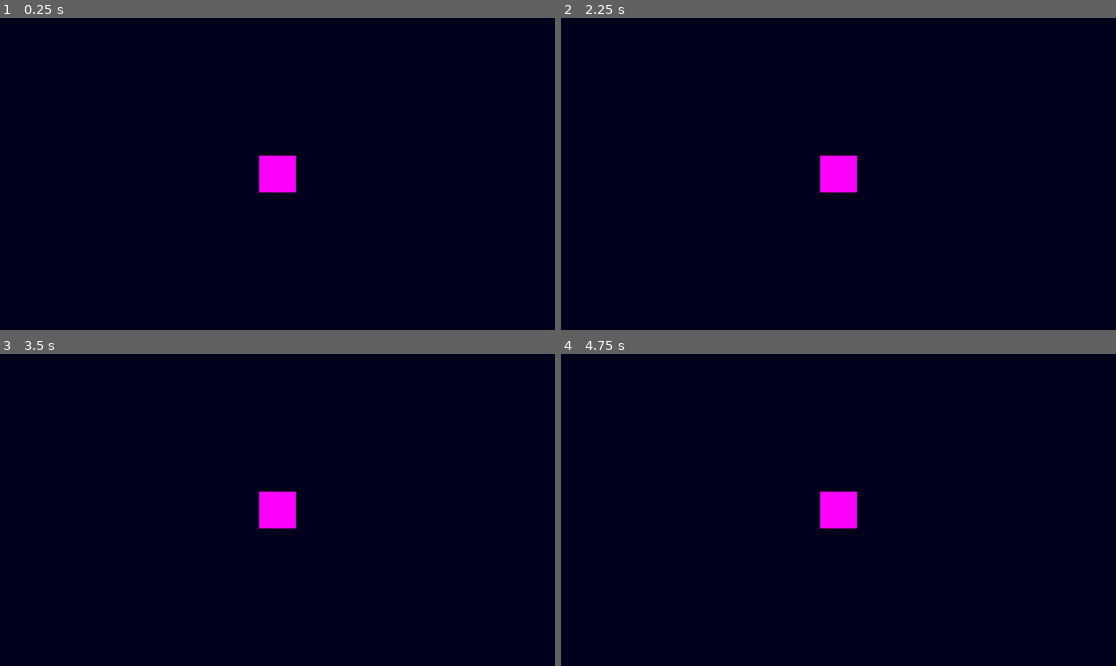
Above: before the commit, frames 1-4 (two rows, left to right).
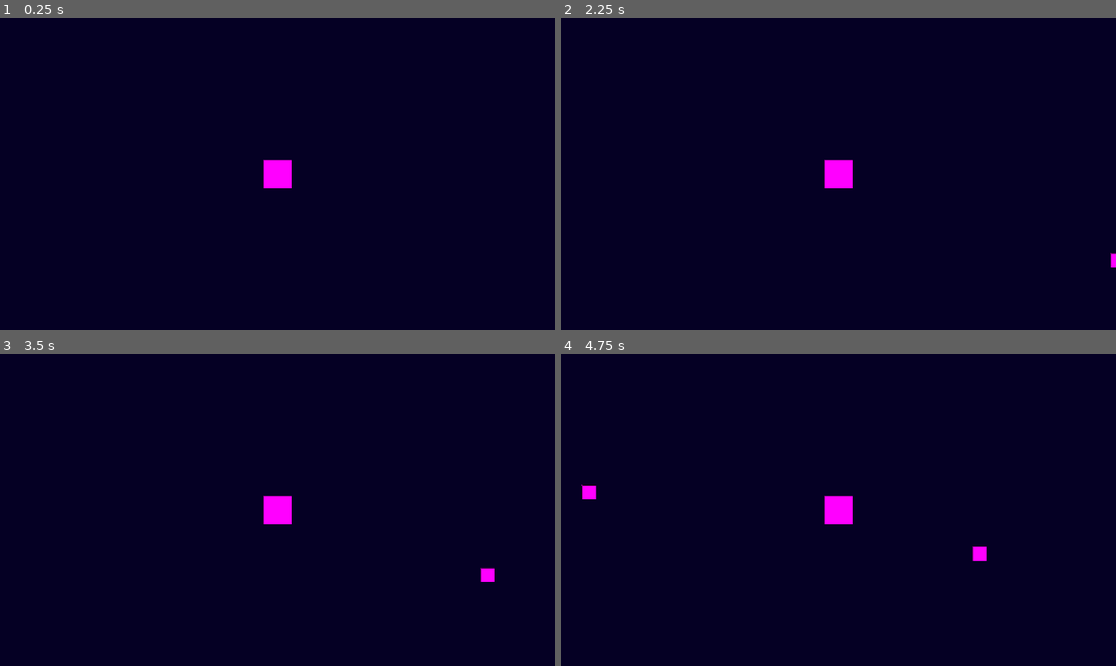
Above: after the commit, the same moments.

Repository: naeemR123/Learners-Game-Jam--2
Game: Godot game, scene res://Scenes/main.tscn
Same seed, same stepped clock (60 frames per second), same inputs: the game is played once before the commit and once after it.
Inputs:
- Up to frame 1 (0.25 s): no input
- Up to frame 2 (2.25 s): tap Enter at 0.5, 0.6, 1.35, 2, 2.1 s; tap Space at 1.25 s
- Up to frame 3 (3.5 s): tap Enter at 2.85 s
- Up to frame 4 (4.75 s): tap Enter at 3.6, 4.35 s

The runs differ from the first frame. In frame 1, 0.3% of the frame differs, in the area x 46-54%, y 44-56%; in frame 2, 0.4%; in frame 3, 0.5%; in frame 4, 0.6%, in the area x 3-77%, y 41-67%.

Commit message:
Add asteroid spawner, scenes & scripts
Add new gameplay content: asteroid, planet, and turret scenes with their GDScript files (asteroid.gd, asteroid_spawner.gd, planet.gd, turret.gd) and corresponding UID files. Update main.tscn to instance the Planet scene and add an AsteroidSpawner Marker2D with a SpawnCooldown Timer and connection; adjust scene background color. AsteroidSpawner now instances asteroids into get_tree().current_scene (fixing transform inheritance) and supports spawn interval, margin, and optional debug speed. Asteroid.gd handles movement toward the planet and collision handling. Add a lightweight GameManager script and register it as an autoload in project.godot.

Diff:
--- /dev/null
+++ b/Scenes/asteroid.tscn
@@ -0,0 +1,18 @@
+[gd_scene format=3 uid="uid://dy1a5mdt6iqir"]
+
+[ext_resource type="Script" uid="uid://cwfbsagvg5wos" path="res://Scripts/asteroid.gd" id="1_0tomg"]
+
+[sub_resource type="PlaceholderTexture2D" id="PlaceholderTexture2D_eayck"]
+size = Vector2(50, 50)
+
+[sub_resource type="CircleShape2D" id="CircleShape2D_0tomg"]
+radius = 32.0
+
+[node name="Asteroid" type="Area2D" unique_id=1960516722 groups=["Asteroids"]]
+script = ExtResource("1_0tomg")
+
+[node name="Sprite2D" type="Sprite2D" parent="." unique_id=189141741]
+texture = SubResource("PlaceholderTexture2D_eayck")
+
+[node name="CollisionShape2D" type="CollisionShape2D" parent="." unique_id=2022611453]
+shape = SubResource("CircleShape2D_0tomg")
--- /dev/null
+++ b/Scenes/game_manager.tscn
@@ -0,0 +1,6 @@
+[gd_scene format=3 uid="uid://bmy2rfokkb51j"]
+
+[ext_resource type="Script" uid="uid://biekavyxjqdu8" path="res://Scripts/game_manager.gd" id="1_oj352"]
+
+[node name="GameManager" type="Node" unique_id=262786604]
+script = ExtResource("1_oj352")
--- a/Scenes/main.tscn
+++ b/Scenes/main.tscn
@@ -1,20 +1,26 @@
 [gd_scene format=3 uid="uid://b2gekchbr7tpo"]
 
-[sub_resource type="PlaceholderTexture2D" id="PlaceholderTexture2D_7u77a"]
-size = Vector2(128, 128)
+[ext_resource type="PackedScene" uid="uid://clr4m10penbht" path="res://Scenes/planet.tscn" id="1_jjgbg"]
+[ext_resource type="Script" uid="uid://m860hk5ygins" path="res://Scripts/asteroid_spawner.gd" id="2_bo1nx"]
+[ext_resource type="PackedScene" uid="uid://dy1a5mdt6iqir" path="res://Scenes/asteroid.tscn" id="3_8gbba"]
 
 [node name="Main" type="Node2D" unique_id=1160054467]
 
-[node name="GameManager" type="Node" parent="." unique_id=812158394]
-
-[node name="ColorRect" type="ColorRect" parent="." unique_id=1796223530]
+[node name="ColorRect" type="ColorRect" parent="." unique_id=1573043977]
 offset_right = 1920.0
 offset_bottom = 1080.0
-color = Color(0, 0, 0.10980392, 1)
+color = Color(0.019607844, 0, 0.14117648, 1)
 
-[node name="planet" type="Sprite2D" parent="." unique_id=750936787]
+[node name="Planet" parent="." unique_id=604275000 instance=ExtResource("1_jjgbg")]
+unique_name_in_owner = true
 position = Vector2(960, 540)
-texture = SubResource("PlaceholderTexture2D_7u77a")
 
-[node name="Camera2D" type="Camera2D" parent="." unique_id=1602601979]
+[node name="AsteroidSpawner" type="Marker2D" parent="." unique_id=346610206]
 position = Vector2(960, 540)
+script = ExtResource("2_bo1nx")
+debug_speed = true
+asteroid_scene = ExtResource("3_8gbba")
+
+[node name="SpawnCooldown" type="Timer" parent="AsteroidSpawner" unique_id=1872355504]
+
+[connection signal="timeout" from="AsteroidSpawner/SpawnCooldown" to="AsteroidSpawner" method="_on_spawn_cooldown_timeout"]
--- /dev/null
+++ b/Scenes/planet.tscn
@@ -0,0 +1,18 @@
+[gd_scene format=3 uid="uid://clr4m10penbht"]
+
+[ext_resource type="Script" uid="uid://cil1brocvwp1r" path="res://Scripts/planet.gd" id="1_xehyc"]
+
+[sub_resource type="CircleShape2D" id="CircleShape2D_kg0dd"]
+radius = 100.0
+
+[sub_resource type="PlaceholderTexture2D" id="PlaceholderTexture2D_xehyc"]
+size = Vector2(100, 100)
+
+[node name="Planet" type="Area2D" unique_id=604275000]
+script = ExtResource("1_xehyc")
+
+[node name="CollisionShape2D" type="CollisionShape2D" parent="." unique_id=1249361661]
+shape = SubResource("CircleShape2D_kg0dd")
+
+[node name="Sprite2D" type="Sprite2D" parent="." unique_id=150084469]
+texture = SubResource("PlaceholderTexture2D_xehyc")
--- /dev/null
+++ b/Scenes/turret.tscn
@@ -0,0 +1,23 @@
+[gd_scene format=3 uid="uid://dha1d0wqh3pxm"]
+
+[ext_resource type="Script" uid="uid://bflt2d1kwn5u4" path="res://Scripts/turret.gd" id="1_fcprl"]
+
+[sub_resource type="CircleShape2D" id="CircleShape2D_hskch"]
+radius = 500.0
+
+[sub_resource type="PlaceholderTexture2D" id="PlaceholderTexture2D_6spbj"]
+size = Vector2(10, 10)
+
+[node name="Turret" type="Node2D" unique_id=1893972898]
+script = ExtResource("1_fcprl")
+
+[node name="Range" type="Area2D" parent="." unique_id=1202198135]
+
+[node name="CollisionShape2D" type="CollisionShape2D" parent="Range" unique_id=1356605166]
+shape = SubResource("CircleShape2D_hskch")
+
+[node name="Sprite2D" type="Sprite2D" parent="." unique_id=760573290]
+texture = SubResource("PlaceholderTexture2D_6spbj")
+
+[node name="Firerate" type="Timer" parent="." unique_id=545149817]
+wait_time = 0.5
--- /dev/null
+++ b/Scripts/asteroid.gd
@@ -0,0 +1,34 @@
+extends Area2D
+
+
+@export var max_speed : float = 40
+@export var min_speed : float = 15
+var speed : float = randf_range(min_speed,max_speed)
+var direction : Vector2
+
+var planet: Area2D
+
+func start(target_planet: Area2D, start_pos: Vector2, debug_speed: bool, debug_speed_value: float) -> void:
+	if debug_speed == true:
+		speed = debug_speed_value
+	planet = target_planet
+	global_position = start_pos
+	area_entered.connect(_on_area_entered)
+
+	# Sets direciton of Asteroid towards the Planet
+	if planet:
+		direction = (planet.global_position - global_position).normalized()
+	print("Spawned at: ", global_position, " | Speed: ", speed)	# Displays current Asteroid's pos and speed
+
+
+func _physics_process(delta: float) -> void:
+	# Produces movement
+	global_position += direction * speed * delta
+
+
+func _on_area_entered(body: Area2D) -> void:
+	if body != planet:
+		return
+	else:
+		queue_free()
+		print("Planet hit")
--- /dev/null
+++ b/Scripts/asteroid_spawner.gd
@@ -0,0 +1,68 @@
+extends Marker2D
+
+@export var debug_speed : bool = false
+@export var debug_speed_value : float = 200
+
+@export var asteroid_scene: PackedScene
+@export var spawn_interval: float = 2.0
+@export var margin: float = 50.0 # How far offscreen to spawn
+
+@onready var spawntimer: Timer = $SpawnCooldown
+@onready var planet: Area2D = %Planet
+
+func _ready() -> void:
+	spawntimer.wait_time = spawn_interval
+	spawntimer.start()
+
+
+# Called every frame. 'delta' is the elapsed time since the previous frame.
+func _process(_delta: float) -> void:
+	pass
+
+
+func _on_spawn_cooldown_timeout() -> void:
+	spawn_asteroid()
+
+
+
+func spawn_asteroid() -> void:
+	if asteroid_scene == null:
+		return
+
+	var viewport_size = get_viewport_rect().size
+
+	# Chooses random screen edge (0 = top, 1 = bottom, 2 = left, 3 = right)
+	var edge = randi() % 4 # <- chooses random number between 0 and 3
+	var spawn_position : Vector2
+
+	match edge:
+		0: # Top edge
+			spawn_position = Vector2(
+				randf_range(0, viewport_size.x), 	# x value
+				-margin								# y value
+				)
+		1: # Bottom edge
+			spawn_position = Vector2(
+				randf_range(0, viewport_size.x), 	# x value
+				viewport_size.y + margin			# y value
+				)
+		2: # Left edge
+			spawn_position = Vector2(
+				-margin, 							# x value
+				randf_range(0, viewport_size.y)		# y value
+				)
+		3: # Right edge
+			spawn_position = Vector2(
+				viewport_size.x + margin, 			# x value
+				randf_range(0, viewport_size.y)		# y value
+				)
+
+	# Instance the asteroid, add it to the scene, and sets position
+	var asteroid = asteroid_scene.instantiate()
+
+	# CRITICAL FIX: Add to the main scene, NOT the Marker2D spawner.
+	# This prevents the asteroid from inheriting the spawner's transform.
+	get_tree().current_scene.add_child(asteroid)
+	print("Asteroid spawned")
+
+	asteroid.start(planet, spawn_position, debug_speed, debug_speed_value)
--- /dev/null
+++ b/Scripts/game_manager.gd
@@ -0,0 +1,4 @@
+class_name GameManager
+extends Node
+
+var resources := 0
--- /dev/null
+++ b/Scripts/planet.gd
@@ -0,0 +1,10 @@
+extends Area2D
+
+
+
+func _ready() -> void:
+	pass
+
+
+func _process(_delta: float) -> void:
+	pass
--- /dev/null
+++ b/Scripts/turret.gd
@@ -0,0 +1,11 @@
+extends Node2D
+
+
+# Called when the node enters the scene tree for the first time.
+func _ready() -> void:
+	pass # Replace with function body.
+
+
+# Called every frame. 'delta' is the elapsed time since the previous frame.
+func _process(delta: float) -> void:
+	pass
--- a/project.godot
+++ b/project.godot
@@ -14,6 +14,10 @@
 run/main_scene="uid://b2gekchbr7tpo"
 config/features=PackedStringArray("4.6", "Forward Plus")
 config/icon="res://icon.svg"
+
+[autoload]
+
+Game_Manager="*uid://biekavyxjqdu8"
 
 [display]
 
Not shown, added: Scripts/asteroid.gd.uid
Not shown, added: Scripts/asteroid_spawner.gd.uid
Not shown, added: Scripts/game_manager.gd.uid
Not shown, added: Scripts/planet.gd.uid
Not shown, added: Scripts/turret.gd.uid
